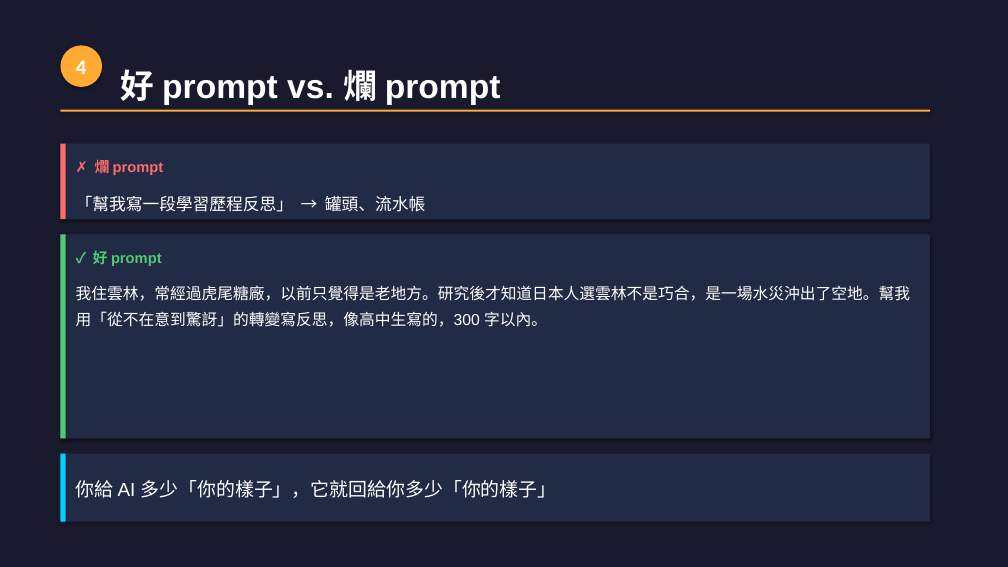
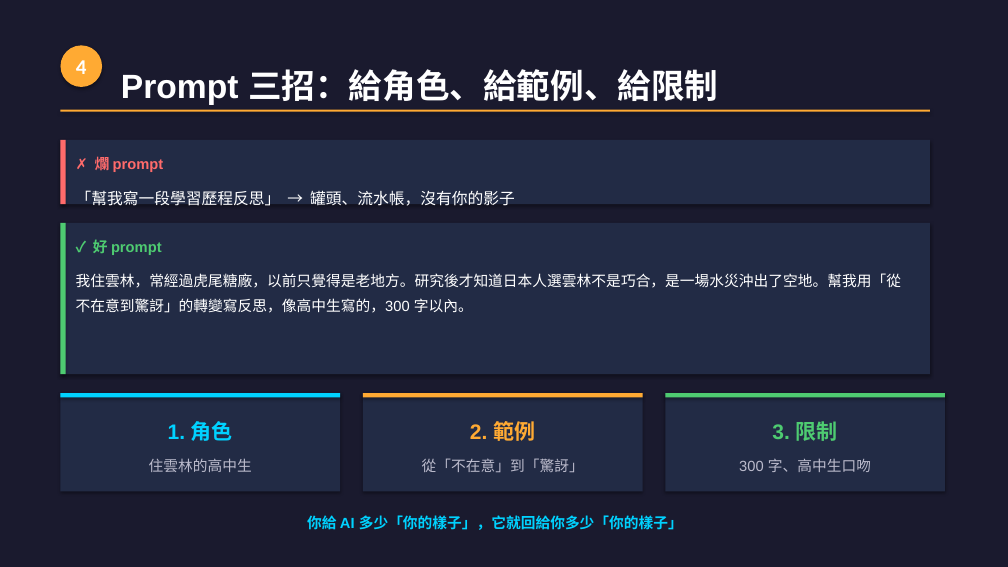
Before and after one commit to letranger/2026-04-30-AI-work, a slide deck: slide 15 of 和AI作朋友-工作坊簡報.pptx (slide 12 before the commit). Drawn at 1008x567 pixels with LibreOffice and Linux fonts; fonts in the diff are those of the drawing. Boxes give left, top, right and bottom in pixels: in the first picture for what was removed or moved away, otherwise in the second. Text is boxed around its words. In the diff, an @@ line names an element or a change of style, - is before the commit and + after.

```diff
--- a/和AI作朋友-工作坊簡報.pptx
+++ b/和AI作朋友-工作坊簡報.pptx
@@ text at [121, 69, 719, 105]: text changed @@
-好 prompt vs. 爛 prompt
+Prompt 三招：給角色、給範例、給限制
@@ rectangle: place and size @@
-rectangle at [60, 144, 930, 219]
+rectangle at [60, 140, 930, 204]
@@ rectangle: place and size @@
-rectangle at [60, 144, 66, 219]
+rectangle at [60, 140, 66, 204]
@@ text "✗ 爛 prompt": place and size @@
-text "✗ 爛 prompt" at [95, 158, 164, 177]
+text "✗ 爛 prompt" at [95, 154, 164, 173]
@@ text at [76, 190, 515, 206]: text changed; size 16 to 15 pt @@
-「幫我寫一段學習歷程反思」 → 罐頭、流水帳
+「幫我寫一段學習歷程反思」 → 罐頭、流水帳，沒有你的影子
@@ rectangle: place and size @@
-rectangle at [60, 234, 930, 439]
+rectangle at [60, 223, 930, 374]
@@ rectangle: place and size @@
-rectangle at [60, 234, 66, 439]
+rectangle at [60, 223, 66, 374]
@@ text "✓ 好 prompt": place and size @@
-text "✓ 好 prompt" at [93, 250, 162, 266]
+text "✓ 好 prompt" at [93, 239, 162, 255]
@@ text "我住雲林，常經過虎尾糖廠，以前只覺得是老地方。研究後才知道日本人選雲林不是巧合，是一場水災沖出了空地。幫我用「從不在意到 ...": place and size @@
-text "我住雲林，常經過虎尾糖廠，以前只覺得是老地方。研究後才知道日本人選雲林不是巧合，是一場水災沖出了空地。幫我用「從不在意到 ..." at [76, 285, 911, 327]
+text "我住雲林，常經過虎尾糖廠，以前只覺得是老地方。研究後才知道日本人選雲林不是巧合，是一場水災沖出了空地。幫我用「從不在意到 ..." at [76, 273, 902, 313]
@@ text "我住雲林，常經過虎尾糖廠，以前只覺得是老地方。研究後才知道日本人選雲林不是巧合，是一場水災沖出了空地。幫我用「從不在意到 ..." at [76, 273, 902, 313]: size 15 to 14 pt @@
@@ rectangle: place and size @@
-rectangle at [60, 454, 930, 522]
+rectangle at [60, 393, 340, 492]
@@ rectangle: place and size @@
-rectangle at [60, 454, 66, 522]
+rectangle at [60, 393, 340, 398]
@@ rectangle added at [363, 393, 643, 492], fill #222B45 @@
@@ rectangle added at [363, 393, 643, 398], fill #FFAA33 @@
@@ text added at [470, 418, 535, 444], 20 pt, text #FFAA33, bold @@
+2. 範例
@@ rectangle added at [665, 393, 945, 492], fill #222B45 @@
@@ rectangle added at [665, 393, 945, 398], fill #4ECB71 @@
@@ text added at [168, 421, 233, 441], 20 pt, text #00D2FF, bold @@
+1. 角色
@@ text added at [772, 421, 838, 441], 20 pt, text #4ECB71, bold @@
+3. 限制
@@ text added at [149, 458, 252, 472], 14 pt, text #BBBBCC @@
+住雲林的高中生
@@ text added at [422, 458, 584, 472], 14 pt, text #BBBBCC @@
+從「不在意」到「驚訝」
@@ text added at [739, 458, 871, 472], 14 pt, text #BBBBCC @@
+300 字、高中生口吻
@@ text "你給 AI 多少「你的樣子」，它就回給你多少「你的樣子」": place and size @@
-text "你給 AI 多少「你的樣子」，它就回給你多少「你的樣子」" at [76, 480, 557, 498]
+text "你給 AI 多少「你的樣子」，它就回給你多少「你的樣子」" at [307, 515, 683, 530]
@@ text "你給 AI 多少「你的樣子」，它就回給你多少「你的樣子」" at [307, 515, 683, 530]: size 18 to 14 pt, text colour #FFFFFF to #00D2FF, bold on; alignment left to centre @@
```
Also in this commit, not shown: 16 other slides changed, 12 slides added, 2 slides removed, 1 other file.
